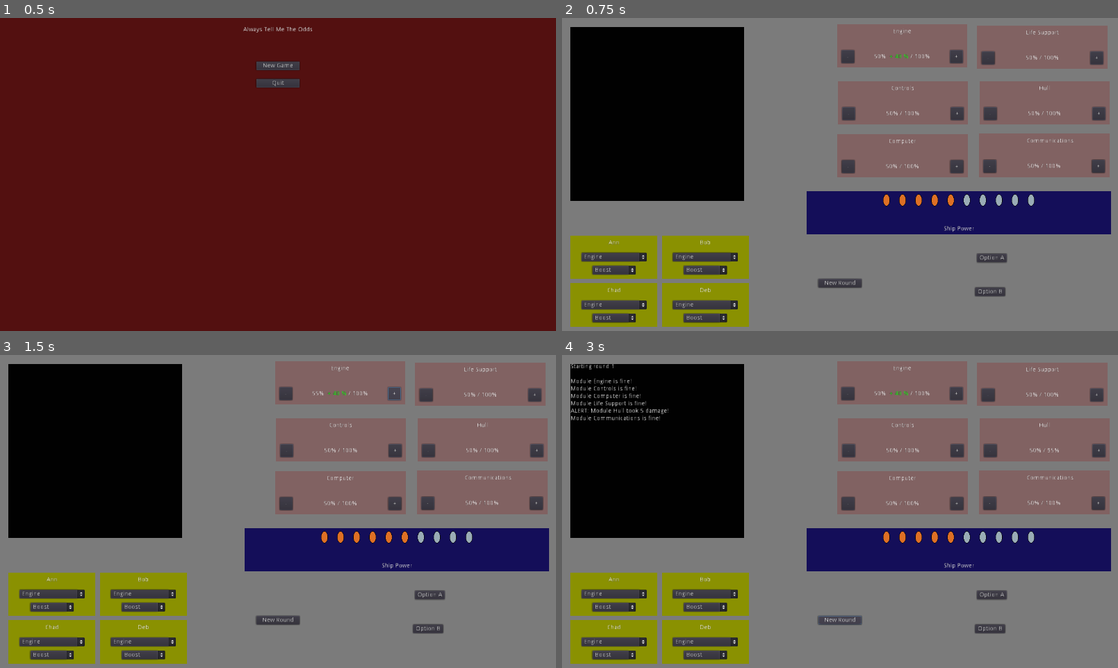
Above: before the commit, frames 1-4 (two rows, left to right).
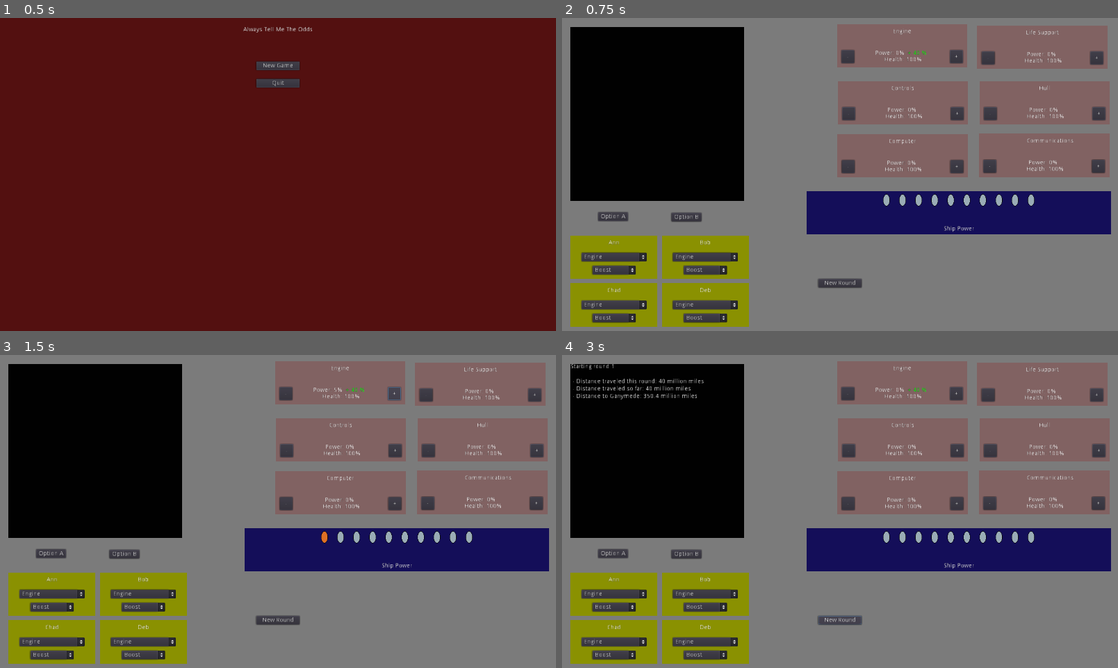
Above: after the commit, the same moments.

Repository: cparlette/alwaystellmetheodds
Game: Godot game, scene res://MainMenu.tscn
Same seed, same stepped clock (60 frames per second), same inputs: the game is played once before the commit and once after it.
Inputs:
- Up to frame 1 (0.5 s): no input
- Up to frame 2 (0.75 s): click "New Game" at 0.5 s
- Up to frame 3 (1.5 s): click "+" at 1.25 s
- Up to frame 4 (3 s): click "-" at 2 s; click "New Round" at 2.75 s

Frame 1 is identical in both runs. In frame 2, 1.3% of the frame differs, in the area x 6-91%, y 10-90%; in frame 3, 1.3%; in frame 4, 2.1%, in the area x 1-91%, y 7-90%.

Commit message:
Switching to distance traveled each round

Diff:
--- a/Game.gd
+++ b/Game.gd
@@ -1,6 +1,7 @@
 extends Node2D
 
 var rng = RandomNumberGenerator.new()
+var distanceThisRound = 0
 
 # Called when the node enters the scene tree for the first time.
 func _ready():
@@ -11,6 +12,7 @@
 	for person in $Crew.get_children():
 		person.connect("crew_AssignmentChanged", self, "newCrewModuleAssigned")
 	newCrewModuleAssigned()
+	updatePower()
 
 
 func _input(event):
@@ -19,19 +21,31 @@
 
 func updatePower():
 	$ShipPower.refreshPowerIndicators()
+	distanceThisRound = $Modules/Engine.power + $Modules/Engine.bonus
 
 
 func _on_NewRoundButton_pressed():
-	randomEvent()
+	newRound()
+
+func newRound():
+	var newText = "Starting round " + str(globals.roundNumber) + "\n\n"
+	globals.roundNumber += 1
+	globals.distanceTraveled += distanceThisRound
+	if globals.distanceTraveled > globals.destinationTotalDistance:
+		gameOver()
+	newText += " - Distance traveled this round: " + str(distanceThisRound) + " million miles\n"
+	newText += " - Distance traveled so far: " + str(globals.distanceTraveled) + " million miles\n"
+	newText += " - Distance to " + globals.destinationMoon + ": " + str(globals.destinationTotalDistance - globals.distanceTraveled) + " million miles\n\n"
+	$Output/OutputText.text = newText
 
 func randomEvent():
 	var randomEventNumber = rng.randi_range(0,globals.randomEvents.size() - 1)
 	print("event number was ",randomEventNumber)
-	newRound()
+	old_newRound()
 
 
 
-func newRound():
+func old_newRound():
 	var newText = "Starting round " + str(globals.roundNumber) + "\n\n"
 	globals.roundNumber += 1
 	print(globals.roundNumber, " - moduleName, percentage, maxPercentage, bonus, repair, randomNumber")
--- a/Game.tscn
+++ b/Game.tscn
@@ -109,20 +109,20 @@
 }
 
 [node name="OptionA" type="Button" parent="."]
-margin_left = 955.377
-margin_top = 542.351
-margin_right = 1024.38
-margin_bottom = 562.351
+margin_left = 82.8073
+margin_top = 446.891
+margin_right = 151.807
+margin_bottom = 466.891
 text = "Option A"
 __meta__ = {
 "_edit_use_anchors_": false
 }
 
 [node name="OptionB" type="Button" parent="."]
-margin_left = 951.134
-margin_top = 620.132
-margin_right = 1020.13
-margin_bottom = 640.132
+margin_left = 251.806
+margin_top = 447.598
+margin_right = 320.806
+margin_bottom = 467.598
 text = "Option B"
 __meta__ = {
 "_edit_use_anchors_": false
--- a/Module.gd
+++ b/Module.gd
@@ -1,10 +1,10 @@
 extends Control
 
 export(globals.MODULE_TYPE) var type
-var percentage = 50
+var power = 0
 var moduleName = ""
 var changeAmount = 5
-var maxPercentage = 100
+var health = 100
 var bonus = 0
 var repair = 0
 
@@ -29,38 +29,36 @@
 	updateModuleUI()
 
 func updateModuleUI():
-	var newText = "[center]" + str(percentage) + "% "
+	var newText = "[center]Power: " + str(power) + "% "
 	if bonus > 0:
-		newText += "[color=lime] + " + str(bonus) + " %[/color] / "
+		newText += "[color=lime] + " + str(bonus) + " %[/color] \n "
 	else:
-		newText += "/ "
-	newText += str(maxPercentage) + "%"
-	if repair > 0 and maxPercentage < 100:
-		if repair + maxPercentage >= 100:
-			newText += "[color=lime] + " + str((100 - maxPercentage)) + "%[/color]"
+		newText += "\n "
+	newText += "Health: " + str(health) + "%"
+	if repair > 0 and health < 100:
+		if repair + health >= 100:
+			newText += "[color=lime] + " + str((100 - health)) + "%[/color]"
 		else:
 			newText += "[color=lime] + " + str(repair) + "%[/color]"
 	newText += "[/center]"
 	$PercentLabel.bbcode_text = newText
 
 func _on_Plus_pressed():
-	if percentage <= (maxPercentage - changeAmount) and globals.shipPowerCurrent < globals.shipPowerMax:
-		percentage += changeAmount
+	if globals.shipPowerCurrent < globals.shipPowerMax:
+		power += changeAmount
 		globals.shipPowerCurrent += 1
 		updateModuleUI()
 		emit_signal("module_change")
 
 func _on_Minus_pressed():
-	if percentage >= changeAmount and globals.shipPowerCurrent > 0:
-		percentage -= changeAmount
+	if power >= changeAmount and globals.shipPowerCurrent > 0:
+		power -= changeAmount
 		globals.shipPowerCurrent -= 1
 		updateModuleUI()
 		emit_signal("module_change")
 
 func causeDamage(damageAmount):
-	maxPercentage -= damageAmount
-	if percentage > maxPercentage:
-		percentage = maxPercentage
+	health -= damageAmount
 	updateModuleUI()
-	if maxPercentage == 0:
+	if health == 0:
 		emit_signal("game_over")
--- a/Module.tscn
+++ b/Module.tscn
@@ -45,12 +45,14 @@
 
 [node name="PercentLabel" type="RichTextLabel" parent="."]
 margin_left = 50.0
-margin_top = 68.0
+margin_top = 60.0
 margin_right = 250.0
-margin_bottom = 82.0
+margin_bottom = 88.0
 bbcode_enabled = true
-bbcode_text = "99% / 100%"
-text = "99% / 100%"
+bbcode_text = "Power: 0%
+Health: 100%"
+text = "Power: 0%
+Health: 100%"
 scroll_active = false
 [connection signal="pressed" from="Plus" to="." method="_on_Plus_pressed"]
 [connection signal="pressed" from="Minus" to="." method="_on_Minus_pressed"]
--- a/globals.gd
+++ b/globals.gd
@@ -21,9 +21,12 @@
 }
 
 var shipPowerMax = 10
-var shipPowerCurrent = 5
+var shipPowerCurrent = 0
 
 var roundNumber = 1
+var distanceTraveled = 0
+var destinationTotalDistance = 390.4
+var destinationMoon = "Ganymede"
 
 var randomEvents = {
 	0: {
